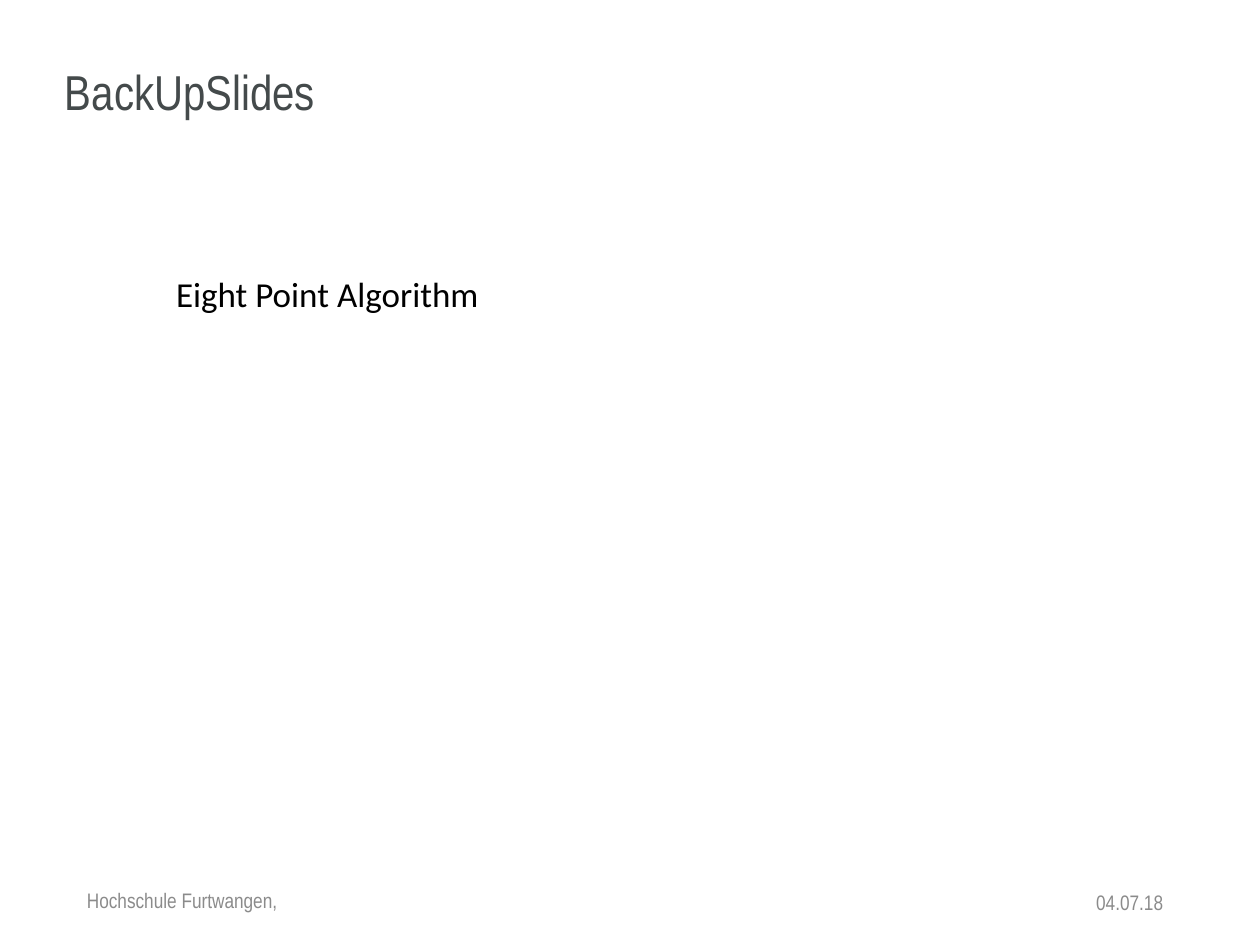
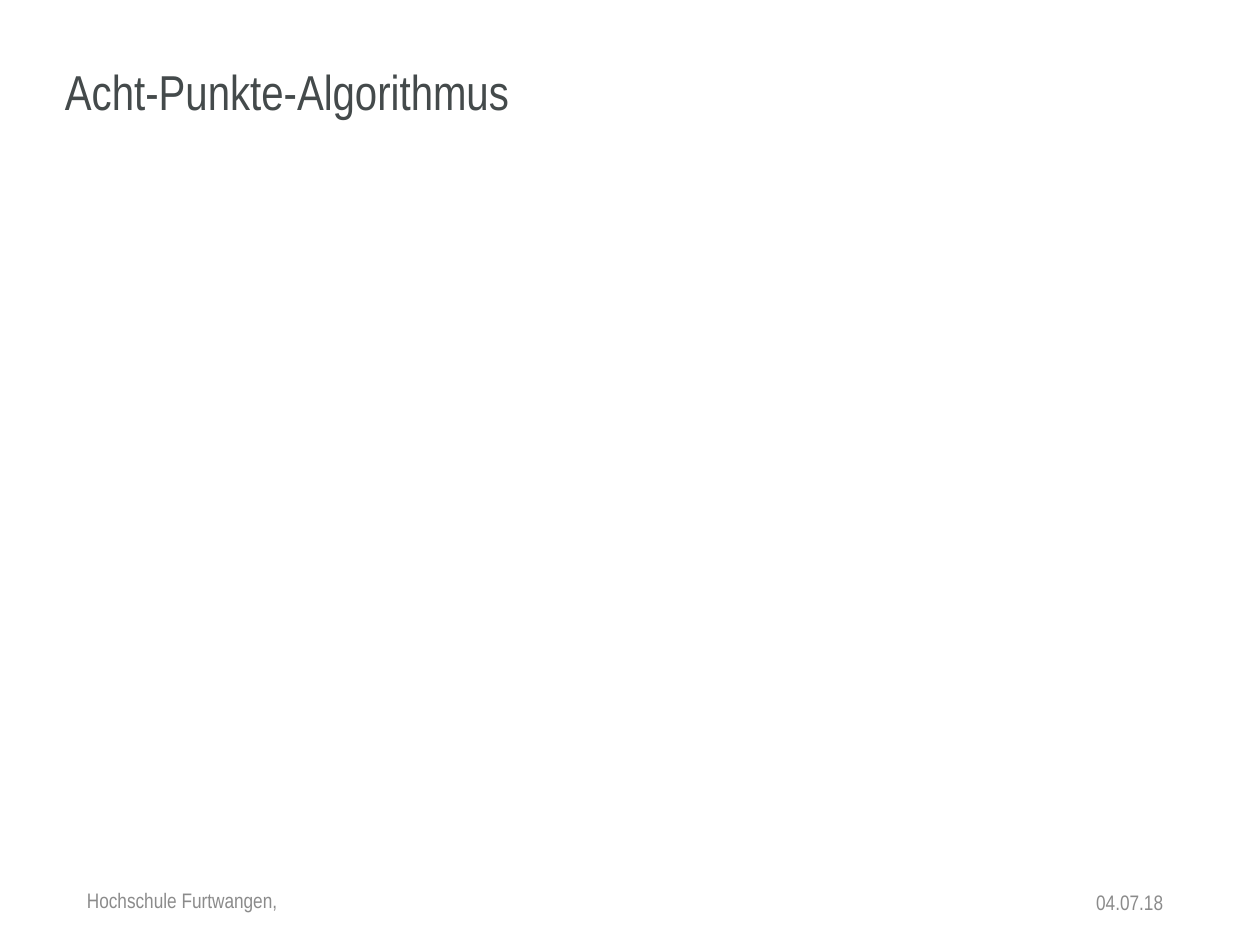
Before and after one commit to anjak610/MasterDuCC, a slide deck: slide 24 of Thesis/Disputation/PowerPointPresentation/V2_Dispo_HFU_Design.pptx (slide 22 before the commit). Drawn at 1260x945 pixels with LibreOffice and Linux fonts; fonts in the diff are those of the drawing; background and template pictures are left out. Boxes give left, top, right and bottom in pixels: in the first picture for what was removed or moved away, otherwise in the second. Text is boxed around its words. In the diff, an @@ line names an element or a change of style, - is before the commit and + after.

```diff
--- a/Thesis/Disputation/PowerPointPresentation/V2_Dispo_HFU_Design.pptx
+++ b/Thesis/Disputation/PowerPointPresentation/V2_Dispo_HFU_Design.pptx
@@ title at [65,74,509,120]: text changed @@
-BackUpSlides
+Acht-Punkte-Algorithmus
@@ text removed at [176,282,478,313] @@
-Eight Point Algorithm
```
Also in this commit, not shown: 22 other slides changed, 7 slides added, 35 other files.
